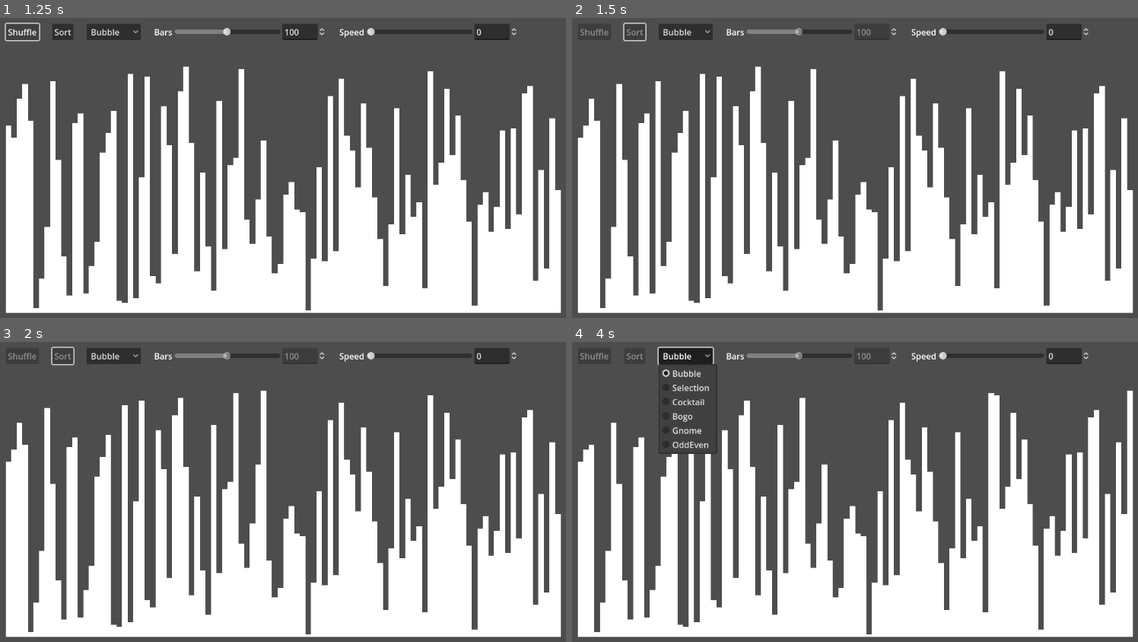
Above: before the commit, frames 1-4 (two rows, left to right).
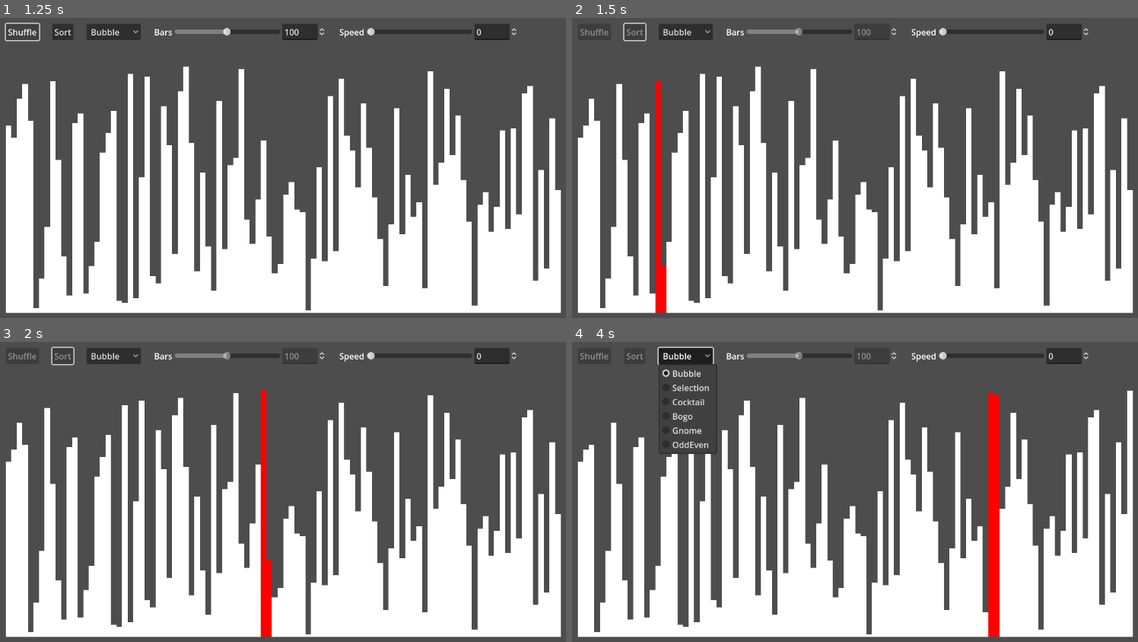
Above: after the commit, the same moments.

Repository: Shuflduf/Sorting-Algorithms-Visualiser
Game: Godot game, scene res://main.tscn
Same seed, same stepped clock (60 frames per second), same inputs: the game is played once before the commit and once after it.
Inputs:
- Up to frame 1 (1.25 s): click "Shuffle" at 0.5 s
- Up to frame 2 (1.5 s): click "Sort" at 1.25 s
- Up to frame 3 (2 s): no input
- Up to frame 4 (4 s): click "Bubble" at 2 s; click "Bubble" at 2.75 s; click "Bubble" at 3.5 s

Frame 1 is identical in both runs. In frame 2, 1.0% of the frame differs, in the area x 14-17%, y 21-99%; in frame 3, 1.2%; in frame 4, 1.6%, in the area x 73-76%, y 17-99%.

Commit message:
basic sounds

Diff:
--- a/main.gd
+++ b/main.gd
@@ -2,6 +2,8 @@
 
 signal sort_started
 signal sorted
+
+@onready var audio: AudioStreamPlayer = $AudioStreamPlayer
 
 @export_range(2, 200, 1) var count = 10
 @export_range(0, 2, 0.01) var speed = 0.5
@@ -46,12 +48,16 @@
 
 	var first_bar = %Bars.get_child(first)
 	var second_bar = %Bars.get_child(second)
+	var p = (1 / (float(first_bar.custom_minimum_size.y) / float(count))) + 0.1
+	$AudioStreamPlayer.pitch_scale = p
+	$AudioStreamPlayer.play()
+	first_bar.modulate = Color.RED
+	second_bar.modulate = Color.RED
 
 	if fast or speed <= 0.01:
 		await get_tree().process_frame
 	else:
-		first_bar.modulate = Color.RED
-		second_bar.modulate = Color.RED
+
 		var first_pos = first_bar.position.x
 		var second_pos = second_bar.position.x
 
@@ -59,8 +65,9 @@
 		tween.parallel().tween_property(first_bar, "position:x", second_pos, speed)
 		tween.parallel().tween_property(second_bar, "position:x", first_pos, speed)
 		await tween.finished
-		first_bar.modulate = Color.WHITE
-		second_bar.modulate = Color.WHITE
+
+	first_bar.modulate = Color.WHITE
+	second_bar.modulate = Color.WHITE
 
 	%Bars.move_child(first_bar, second)
 	%Bars.move_child(second_bar, first)
--- a/main.tscn
+++ b/main.tscn
@@ -1,9 +1,10 @@
-[gd_scene load_steps=10 format=3 uid="uid://ddlioyu0by21h"]
+[gd_scene load_steps=11 format=3 uid="uid://ddlioyu0by21h"]
 
 [ext_resource type="Script" path="res://main.gd" id="1_ki6lu"]
 [ext_resource type="PackedScene" uid="uid://d2xo0hstp1qty" path="res://bar.tscn" id="2_kwv4r"]
 [ext_resource type="Script" path="res://ui.gd" id="3_8a123"]
 [ext_resource type="Script" path="res://bubble.gd" id="3_h415j"]
+[ext_resource type="AudioStream" uid="uid://dekr6mv6jhya5" path="res://boop.wav" id="3_pj8wv"]
 [ext_resource type="Script" path="res://selection.gd" id="4_ggfls"]
 [ext_resource type="Script" path="res://cocktail.gd" id="5_pv835"]
 [ext_resource type="Script" path="res://bogo.gd" id="6_gv1u3"]
@@ -22,6 +23,10 @@
 speed = 0.0
 bar_scene = ExtResource("2_kwv4r")
 sorter = NodePath("Sorters/Selection")
+
+[node name="AudioStreamPlayer" type="AudioStreamPlayer" parent="."]
+stream = ExtResource("3_pj8wv")
+volume_db = -7.0
 
 [node name="MarginContainer" type="MarginContainer" parent="."]
 layout_mode = 1
@@ -129,7 +134,6 @@
 [node name="OddEven" type="Node" parent="Sorters"]
 script = ExtResource("8_m7avv")
 
-[connection signal="resized" from="." to="." method="_on_resized"]
 [connection signal="pressed" from="MarginContainer/VBoxContainer/UI/Shuffle" to="MarginContainer/VBoxContainer/UI" method="_on_shuffle_pressed"]
 [connection signal="pressed" from="MarginContainer/VBoxContainer/UI/Sort" to="MarginContainer/VBoxContainer/UI" method="_on_sort_pressed"]
 [connection signal="item_selected" from="MarginContainer/VBoxContainer/UI/Options" to="MarginContainer/VBoxContainer/UI" method="_on_options_item_selected"]
Not shown, added: boop.wav.import
Not shown, added: boop.wav
